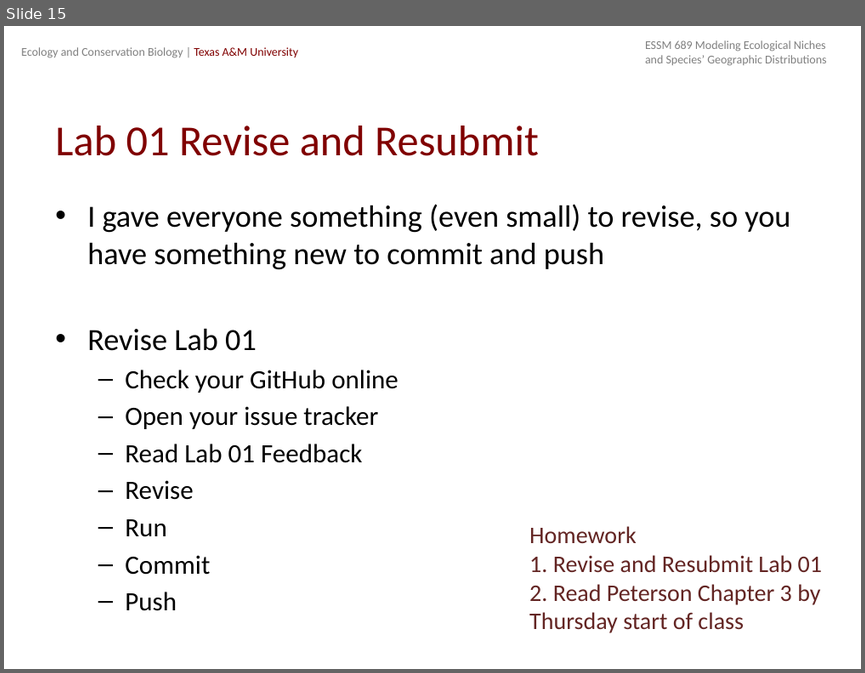
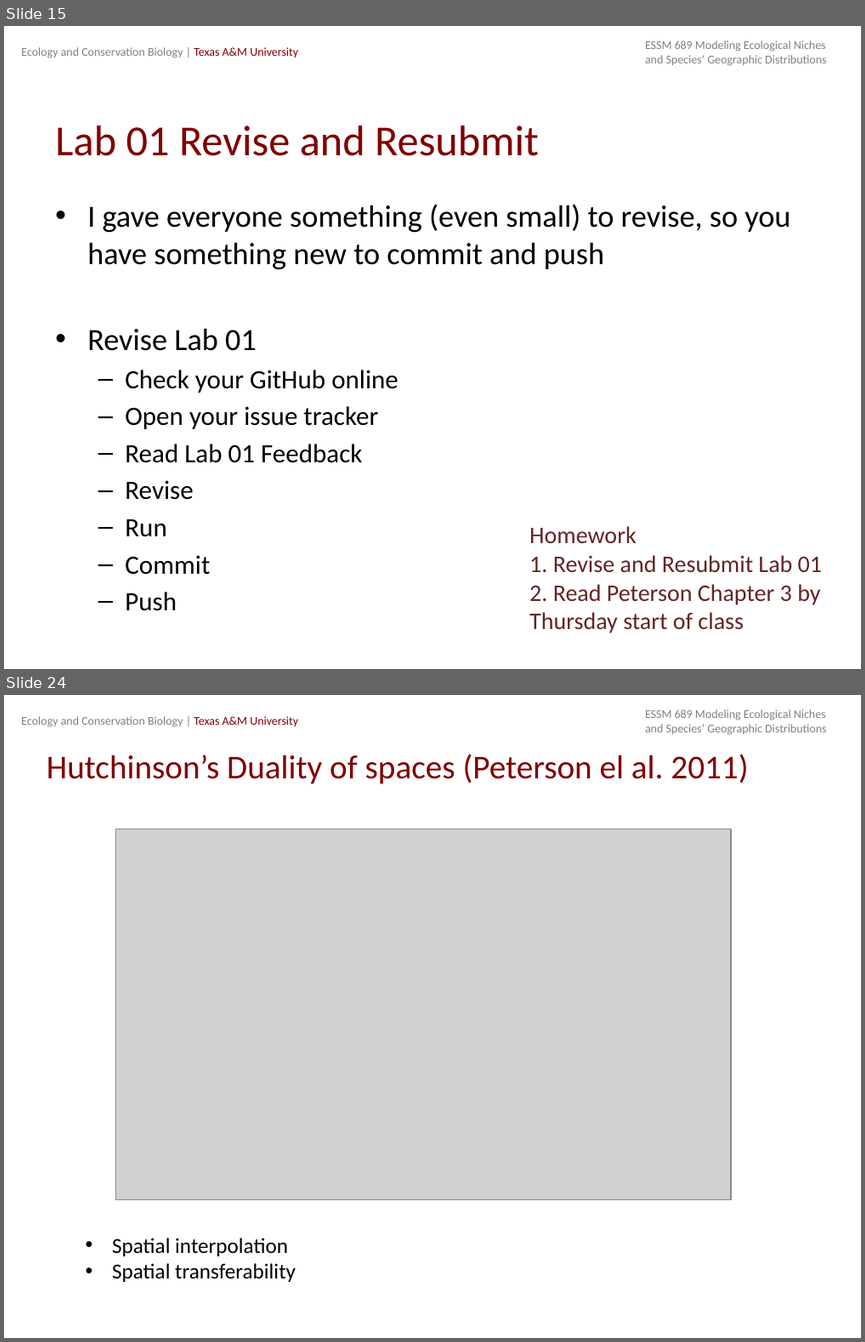
Before and after one commit to michellelawing/ECCB689, a slide deck: Slides/Week 2. Niches_and_Distributions_a.pptx. Shown one above the other, each under a label of ours: slide 15 before the commit, slides 15 and 24 after it; the slides between them are not shown. The pictures are 865x673 and 865x1342 pixels, drawn with LibreOffice and Linux fonts; fonts in the diff are those of the drawing; grey boxes stand for pictures. Boxes give left, top, right and bottom in pixels: in the first picture for what was removed or moved away, otherwise in the second. Text is boxed around its words. In the diff, an @@ line names an element or a change of style, - is before the commit and + after.

```diff
--- a/Slides/Week 2. Niches_and_Distributions_a.pptx
+++ b/Slides/Week 2. Niches_and_Distributions_a.pptx
@@ slide 24 added at [4, 695, 861, 1338], background #FFFFFF; not listed: 2 template elements that a slide beside it also shows @@
@@ title added at [46, 754, 748, 784], 28 pt, text #800000 @@
+Hutchinson’s Duality of spaces (Peterson el al. 2011)
@@ picture added at [116, 828, 732, 1200] @@
@@ text added at [112, 1237, 296, 1281], 18 pt, text #000000 @@
+• Spatial interpolation
+• Spatial transferability
```
Also in this commit, not shown: 1 slide changed, 16 other slides added, 1 other file.
